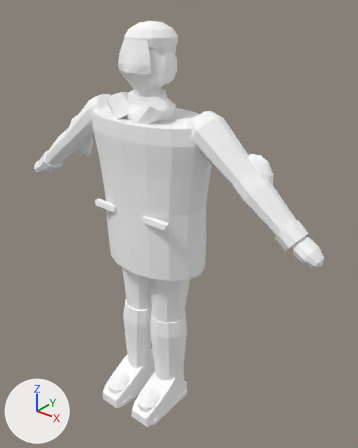
One commit to the Blender file ArtSource/VillageLife/SnowNeighbor.blend: the scene before it, then after it.
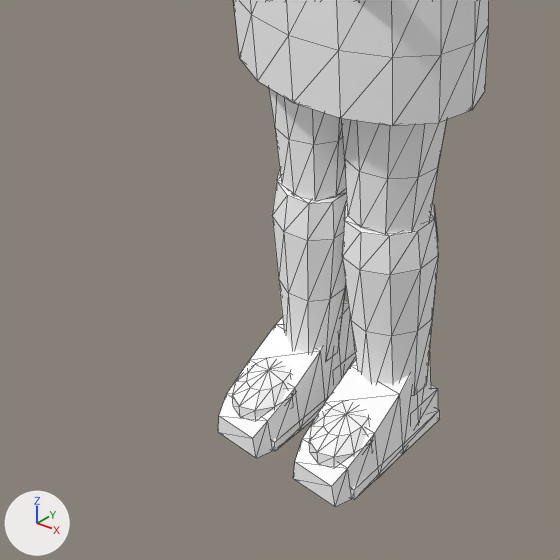
The first picture shows the older version from a 50 mm lens placed at (1.318, -1.47, 1.88), pointed at (0.093, 0.062, 0.93). The close-ups show the older and then the newer version on the part from 5% to 65% of the width and 52% to 100% of the height of that picture. Only the edits that show in the close-ups are written down. The lights are fixed; the arrows at lower left show +X, +Y and +Z. The close-ups show mesh edges as thin lines.

The first close-up shows 'CLO_Shin.L', 'CLO_Shin.R', 'CLO_Thigh.L', 'CLO_Thigh.R', 'CLO_WinterCoat', 'GEO_BootToeCap.L', 'GEO_BootToeCap.R', 'GEO_Shoe.L', 'GEO_Shoe.R', 'GEO_ShoeSole.L' and 3 more.
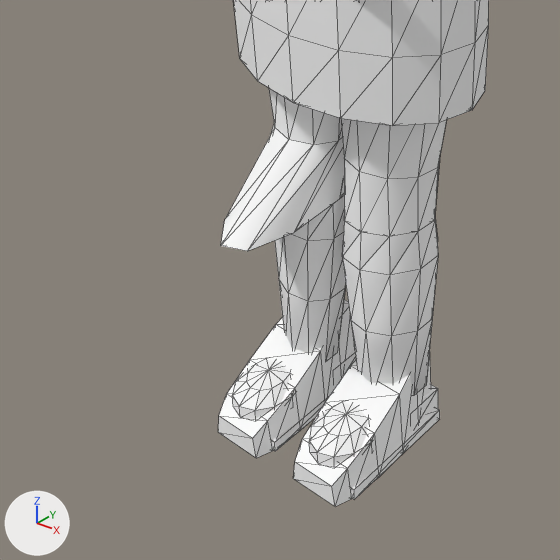
The newer file adds a shape key; the second version is drawn at full value of the shape key 'JointVolume.Knee.R' of 'CLO_Thigh.R', and the change is written as the vertex moves it makes.

Pixel boxes (x1, y1, x2, y2) of what changed, in the close-ups (560 x 560 px; the box of a moved part takes in the faces that stretch with it):
'CLO_Thigh.R', reshaped
    before: (269, 88, 346, 201)
    after: (221, 88, 344, 251)
'CLO_Shin.R', reshaped
    before: (272, 171, 347, 359)
    after: (275, 194, 346, 359)
part 1 of me_clo_thigh_r_mesh, moved or reshaped
    before: (275, 128, 346, 201)
    after: (221, 124, 344, 251)
part 2 of me_clo_shin_r_mesh, moved or reshaped
    before: (272, 171, 347, 241)
    after: (291, 194, 344, 241)

What changed in the scene script:
```text
Change me_clo_thigh_r_mesh:
    used by ob_clo_thigh_r; location = (-0.092, -0.004, 0.878)
    remove me_clo_thigh_r_mesh.from_pydata(...)  # 40 vertices, 76 faces; spans x -0.104..0.091, y -0.09..0.102, z -0.396..-0.012
    add me_clo_thigh_r_mesh.from_pydata(...)  # 40 vertices, 76 faces; spans x -0.104..0.091, y -0.261..0.135, z -0.397..-0.012
    me_clo_thigh_r_mesh part 1
    me_clo_thigh_r_mesh.vertices[30].co: (0.054, -0.069, -0.389) -> (0.055, -0.241, -0.397)  # pixel (314, 200) -> pixel (247, 251)
    me_clo_thigh_r_mesh.vertices[31].co: (0.013, -0.081, -0.389) -> (0.009, -0.261, -0.396)  # pixel (293, 195) -> pixel (220, 245)
    me_clo_thigh_r_mesh.vertices[32].co: (-0.031, -0.066, -0.391) -> (-0.038, -0.204, -0.394)  # not seen -> pixel (224, 219)
    me_clo_thigh_r_mesh.vertices[33].co: (-0.062, -0.032, -0.393) -> (-0.07, -0.094, -0.393)
    me_clo_thigh_r_mesh.vertices[34].co: (-0.068, 0.01, -0.395) -> (-0.072, 0.028, -0.391)
    me_clo_thigh_r_mesh.vertices[35].co: (-0.046, 0.044, -0.396) -> (-0.046, 0.116, -0.391)
    me_clo_thigh_r_mesh.vertices[36].co: (-0.005, 0.055, -0.395) -> (0.0, 0.135, -0.392)
    me_clo_thigh_r_mesh.vertices[37].co: (0.039, 0.041, -0.393) -> (0.048, 0.079, -0.393)
    me_clo_thigh_r_mesh.vertices[38].co: (0.07, 0.006, -0.391) -> (0.079, -0.032, -0.395)  # not seen -> pixel (339, 199)
    me_clo_thigh_r_mesh.vertices[39].co: (0.076, -0.036, -0.389) -> (0.082, -0.154, -0.396)  # pixel (335, 196) -> pixel (293, 232)
Change me_clo_shin_r_mesh:
    used by ob_clo_shin_r; location = (-0.088, 0.01, 0.485)
    remove me_clo_shin_r_mesh.from_pydata(...)  # 40 vertices, 76 faces; spans x -0.084..0.081, y -0.116..0.05, z -0.386..0.007
    add me_clo_shin_r_mesh.from_pydata(...)  # 40 vertices, 76 faces; spans x -0.084..0.081, y -0.116..0.05, z -0.386..0.002
    me_clo_shin_r_mesh part 2: all 9 vertices in x -0.075..0.076, y -0.105..0.046, z -0.003..0.007 are turned 4.5 degrees about the x axis through the mesh origin
```
